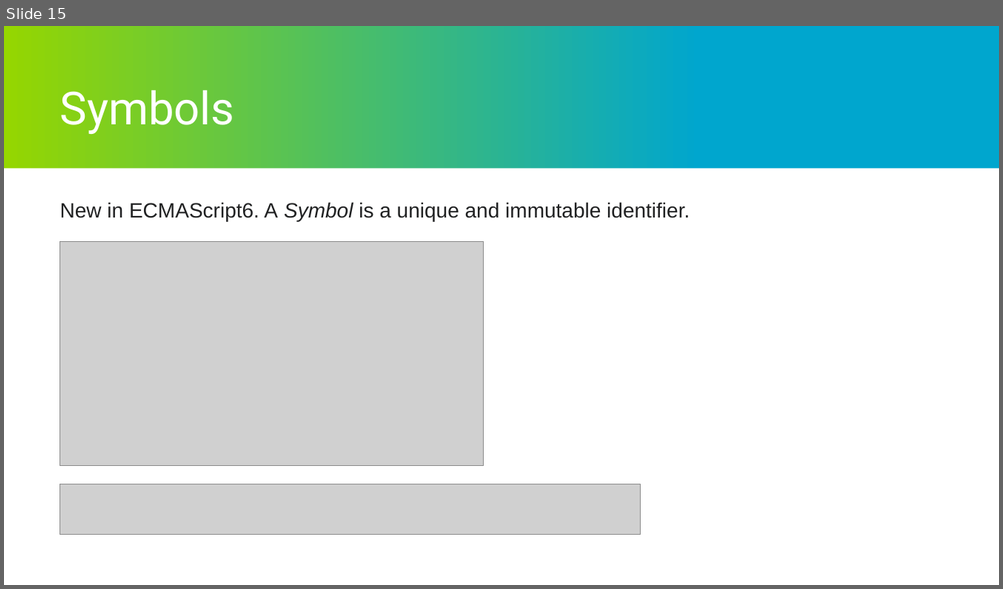
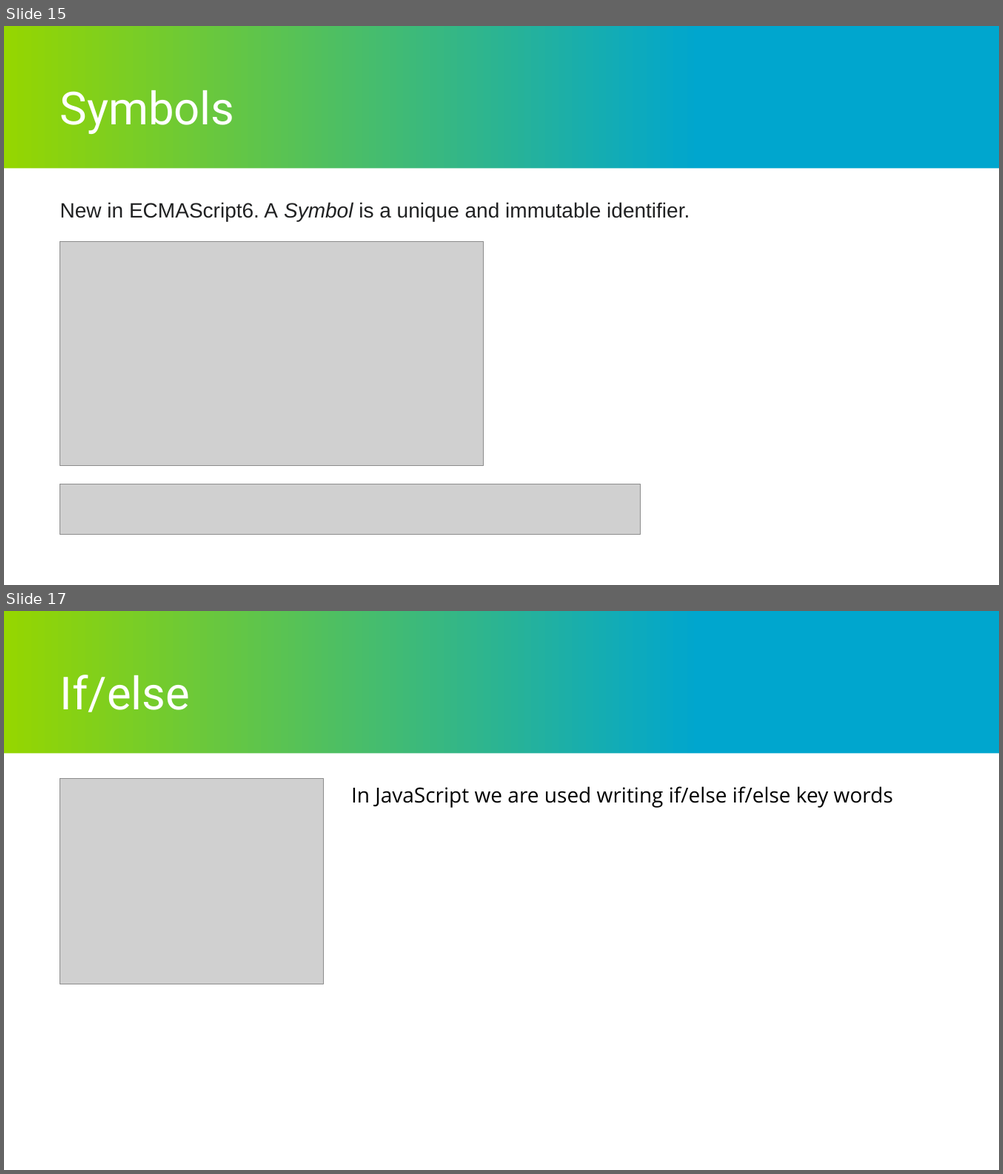
Before and after one commit to maksym-strus/presentations, a slide deck: Syntax.pptx. Shown one above the other, each under a label of ours: slide 15 before the commit, slides 15 and 17 after it; the slides between them are not shown. The pictures are 1003x589 and 1003x1174 pixels, drawn with LibreOffice and Linux fonts; fonts in the diff are those of the drawing; grey boxes stand for pictures; background and template pictures are left out. Boxes give left, top, right and bottom in pixels: in the first picture for what was removed or moved away, otherwise in the second. Text is boxed around its words. In the diff, an @@ line names an element or a change of style, - is before the commit and + after.

```diff
--- a/Syntax.pptx
+++ b/Syntax.pptx
@@ slide 17 added at box(4, 611, 999, 1170), background #000000; not listed: 2 template elements that a slide beside it also shows @@
@@ title added at box(60, 675, 190, 712), 44 pt, text #FFFFFF @@
+If/else
@@ picture added at box(60, 779, 324, 985) @@
@@ text added at box(351, 786, 893, 808), 20 pt, text #000000 @@
+In JavaScript we are used writing if/else if/else key words
```
Also in this commit, not shown: 18 other slides added, 1 other file.
